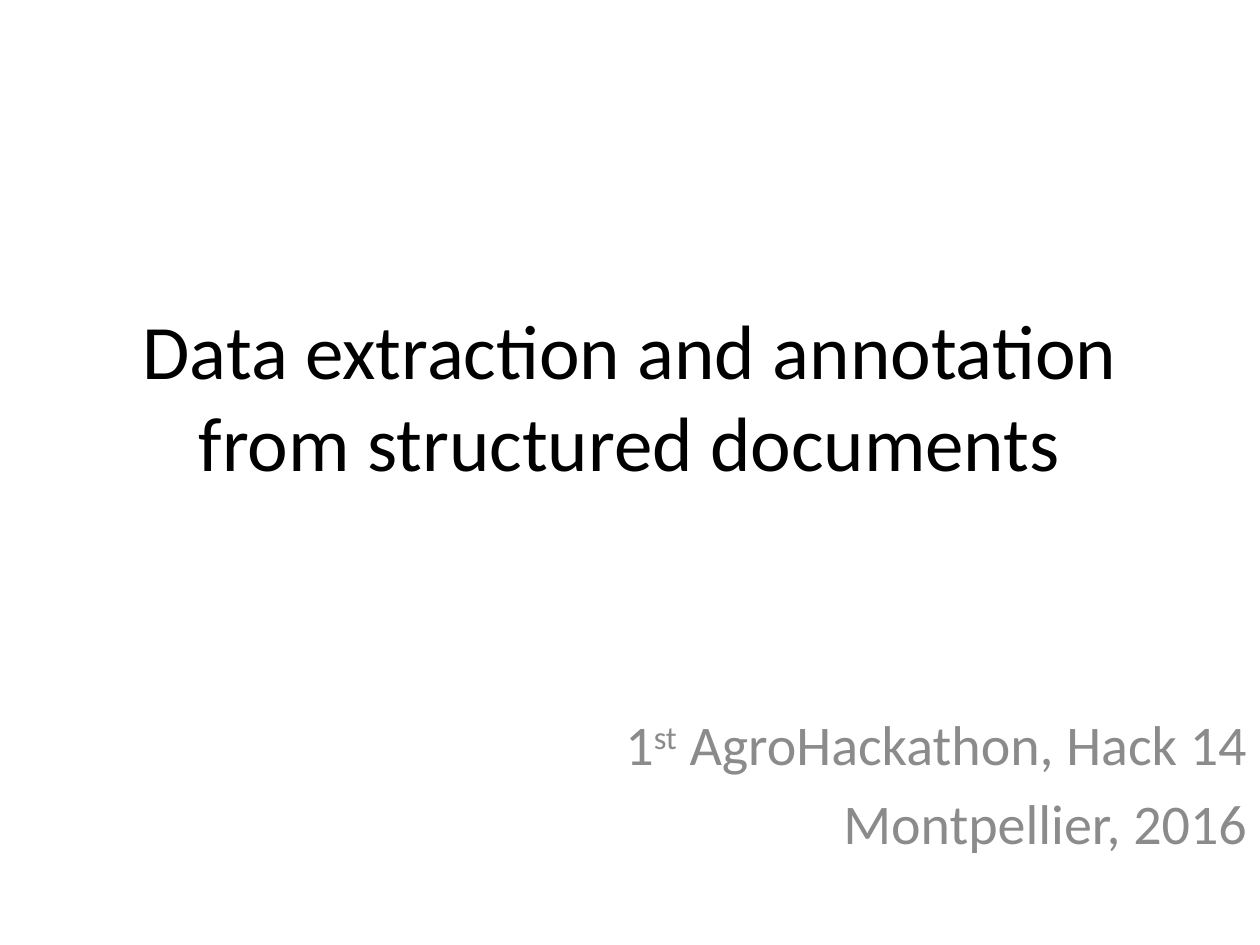
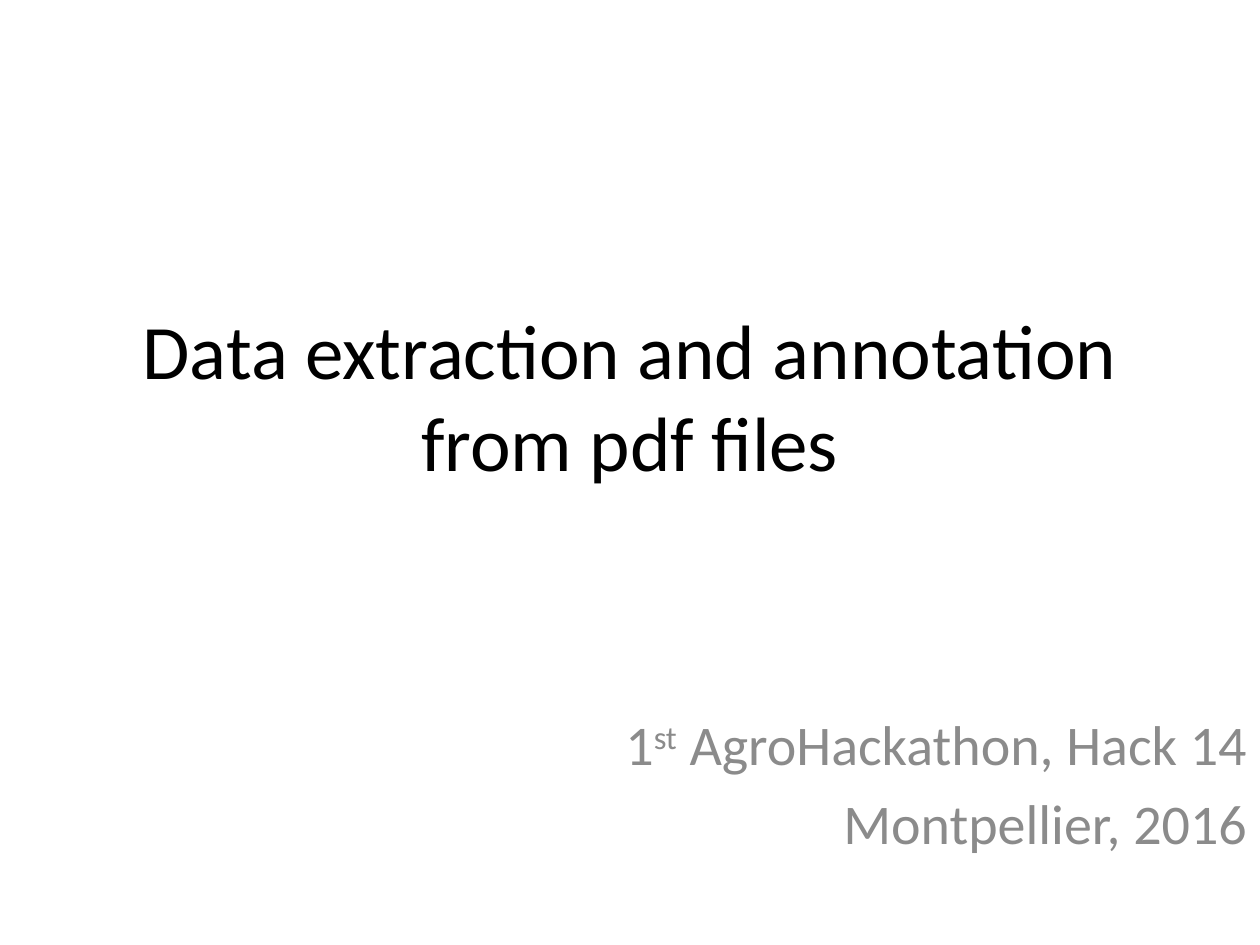
Before and after one commit to agroportal/1stAgroHackathon, a slide deck: slide 1 of hack-14/AH_H14.pptx. Drawn at 1260x945 pixels with LibreOffice and Linux fonts; fonts in the diff are those of the drawing. Boxes give left, top, right and bottom in pixels: in the first picture for what was removed or moved away, otherwise in the second. Text is boxed around its words. In the diff, an @@ line names an element or a change of style, - is before the commit and + after.

Commit message:
presentation v0.95

```diff
--- a/hack-14/AH_H14.pptx
+++ b/hack-14/AH_H14.pptx
@@ title at <box>143,325,1116,484</box>: text changed @@
-Data extraction and annotation from structured documents
+Data extraction and annotation from pdf files
```
Also in this commit, not shown: 3 other slides changed, 1 slide added.
